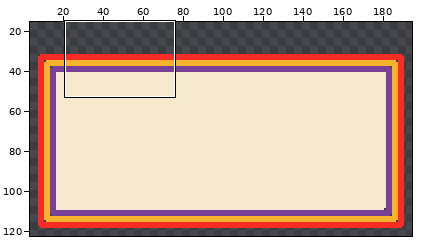
Pixel-art file -- Assets/UI/speech_bubble.aseprite. The first picture is a wide view before the edit; the outline marks the close-up.
Close-up. The starting point:
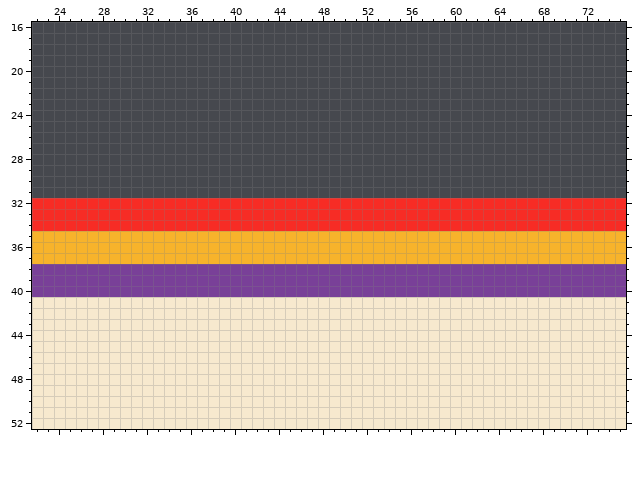
200x150 pixels, 1 frame. Shown: x 22..75, y 16..52. The wide view leaves out empty margins.
After the commit:
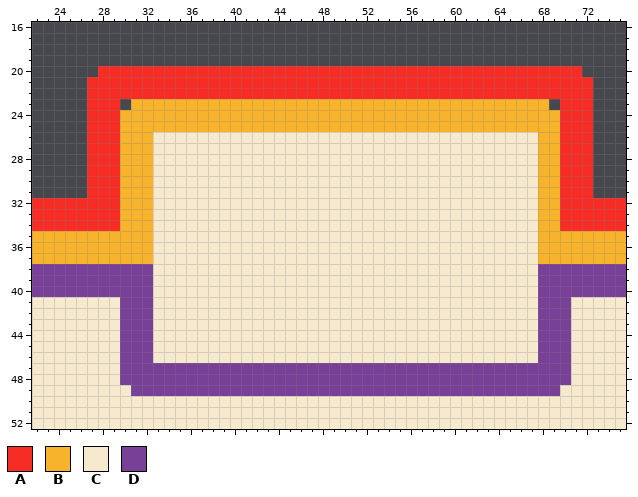
Palette (. is transparent): A #f72c25  B #f7b32b  C #f7e9ce  D #794098
Difference:
@@ x 22..75 @@
 19 ......................................................
-20 ......................................................
-21 ......................................................
-22 ......................................................
-23 ......................................................
-24 ......................................................
-25 ......................................................
-26 ......................................................
-27 ......................................................
-28 ......................................................
-29 ......................................................
-30 ......................................................
-31 ......................................................
-32 AAAAAAAAAAAAAAAAAAAAAAAAAAAAAAAAAAAAAAAAAAAAAAAAAAAAAA
-33 AAAAAAAAAAAAAAAAAAAAAAAAAAAAAAAAAAAAAAAAAAAAAAAAAAAAAA
-34 AAAAAAAAAAAAAAAAAAAAAAAAAAAAAAAAAAAAAAAAAAAAAAAAAAAAAA
-35 BBBBBBBBBBBBBBBBBBBBBBBBBBBBBBBBBBBBBBBBBBBBBBBBBBBBBB
-36 BBBBBBBBBBBBBBBBBBBBBBBBBBBBBBBBBBBBBBBBBBBBBBBBBBBBBB
-37 BBBBBBBBBBBBBBBBBBBBBBBBBBBBBBBBBBBBBBBBBBBBBBBBBBBBBB
-38 DDDDDDDDDDDDDDDDDDDDDDDDDDDDDDDDDDDDDDDDDDDDDDDDDDDDDD
-39 DDDDDDDDDDDDDDDDDDDDDDDDDDDDDDDDDDDDDDDDDDDDDDDDDDDDDD
-40 DDDDDDDDDDDDDDDDDDDDDDDDDDDDDDDDDDDDDDDDDDDDDDDDDDDDDD
-41 CCCCCCCCCCCCCCCCCCCCCCCCCCCCCCCCCCCCCCCCCCCCCCCCCCCCCC
-42 CCCCCCCCCCCCCCCCCCCCCCCCCCCCCCCCCCCCCCCCCCCCCCCCCCCCCC
-43 CCCCCCCCCCCCCCCCCCCCCCCCCCCCCCCCCCCCCCCCCCCCCCCCCCCCCC
-44 CCCCCCCCCCCCCCCCCCCCCCCCCCCCCCCCCCCCCCCCCCCCCCCCCCCCCC
-45 CCCCCCCCCCCCCCCCCCCCCCCCCCCCCCCCCCCCCCCCCCCCCCCCCCCCCC
-46 CCCCCCCCCCCCCCCCCCCCCCCCCCCCCCCCCCCCCCCCCCCCCCCCCCCCCC
-47 CCCCCCCCCCCCCCCCCCCCCCCCCCCCCCCCCCCCCCCCCCCCCCCCCCCCCC
-48 CCCCCCCCCCCCCCCCCCCCCCCCCCCCCCCCCCCCCCCCCCCCCCCCCCCCCC
-49 CCCCCCCCCCCCCCCCCCCCCCCCCCCCCCCCCCCCCCCCCCCCCCCCCCCCCC
+20 ......AAAAAAAAAAAAAAAAAAAAAAAAAAAAAAAAAAAAAAAAAAAA....
+21 .....AAAAAAAAAAAAAAAAAAAAAAAAAAAAAAAAAAAAAAAAAAAAAA...
+22 .....AAAAAAAAAAAAAAAAAAAAAAAAAAAAAAAAAAAAAAAAAAAAAA...
+23 .....AAA.BBBBBBBBBBBBBBBBBBBBBBBBBBBBBBBBBBBBBB.AAA...
+24 .....AAABBBBBBBBBBBBBBBBBBBBBBBBBBBBBBBBBBBBBBBBAAA...
+25 .....AAABBBBBBBBBBBBBBBBBBBBBBBBBBBBBBBBBBBBBBBBAAA...
+26 .....AAABBBCCCCCCCCCCCCCCCCCCCCCCCCCCCCCCCCCCCBBAAA...
+27 .....AAABBBCCCCCCCCCCCCCCCCCCCCCCCCCCCCCCCCCCCBBAAA...
+28 .....AAABBBCCCCCCCCCCCCCCCCCCCCCCCCCCCCCCCCCCCBBAAA...
+29 .....AAABBBCCCCCCCCCCCCCCCCCCCCCCCCCCCCCCCCCCCBBAAA...
+30 .....AAABBBCCCCCCCCCCCCCCCCCCCCCCCCCCCCCCCCCCCBBAAA...
+31 .....AAABBBCCCCCCCCCCCCCCCCCCCCCCCCCCCCCCCCCCCBBAAA...
+32 AAAAAAAABBBCCCCCCCCCCCCCCCCCCCCCCCCCCCCCCCCCCCBBAAAAAA
+33 AAAAAAAABBBCCCCCCCCCCCCCCCCCCCCCCCCCCCCCCCCCCCBBAAAAAA
+34 AAAAAAAABBBCCCCCCCCCCCCCCCCCCCCCCCCCCCCCCCCCCCBBAAAAAA
+35 BBBBBBBBBBBCCCCCCCCCCCCCCCCCCCCCCCCCCCCCCCCCCCBBBBBBBB
+36 BBBBBBBBBBBCCCCCCCCCCCCCCCCCCCCCCCCCCCCCCCCCCCBBBBBBBB
+37 BBBBBBBBBBBCCCCCCCCCCCCCCCCCCCCCCCCCCCCCCCCCCCBBBBBBBB
+38 DDDDDDDDDDDCCCCCCCCCCCCCCCCCCCCCCCCCCCCCCCCCCCDDDDDDDD
+39 DDDDDDDDDDDCCCCCCCCCCCCCCCCCCCCCCCCCCCCCCCCCCCDDDDDDDD
+40 DDDDDDDDDDDCCCCCCCCCCCCCCCCCCCCCCCCCCCCCCCCCCCDDDDDDDD
+41 CCCCCCCCDDDCCCCCCCCCCCCCCCCCCCCCCCCCCCCCCCCCCCDDDCCCCC
+42 CCCCCCCCDDDCCCCCCCCCCCCCCCCCCCCCCCCCCCCCCCCCCCDDDCCCCC
+43 CCCCCCCCDDDCCCCCCCCCCCCCCCCCCCCCCCCCCCCCCCCCCCDDDCCCCC
+44 CCCCCCCCDDDCCCCCCCCCCCCCCCCCCCCCCCCCCCCCCCCCCCDDDCCCCC
+45 CCCCCCCCDDDCCCCCCCCCCCCCCCCCCCCCCCCCCCCCCCCCCCDDDCCCCC
+46 CCCCCCCCDDDCCCCCCCCCCCCCCCCCCCCCCCCCCCCCCCCCCCDDDCCCCC
+47 CCCCCCCCDDDDDDDDDDDDDDDDDDDDDDDDDDDDDDDDDDDDDDDDDCCCCC
+48 CCCCCCCCDDDDDDDDDDDDDDDDDDDDDDDDDDDDDDDDDDDDDDDDDCCCCC
+49 CCCCCCCCCDDDDDDDDDDDDDDDDDDDDDDDDDDDDDDDDDDDDDDDCCCCCC
 50 CCCCCCCCCCCCCCCCCCCCCCCCCCCCCCCCCCCCCCCCCCCCCCCCCCCCCC
